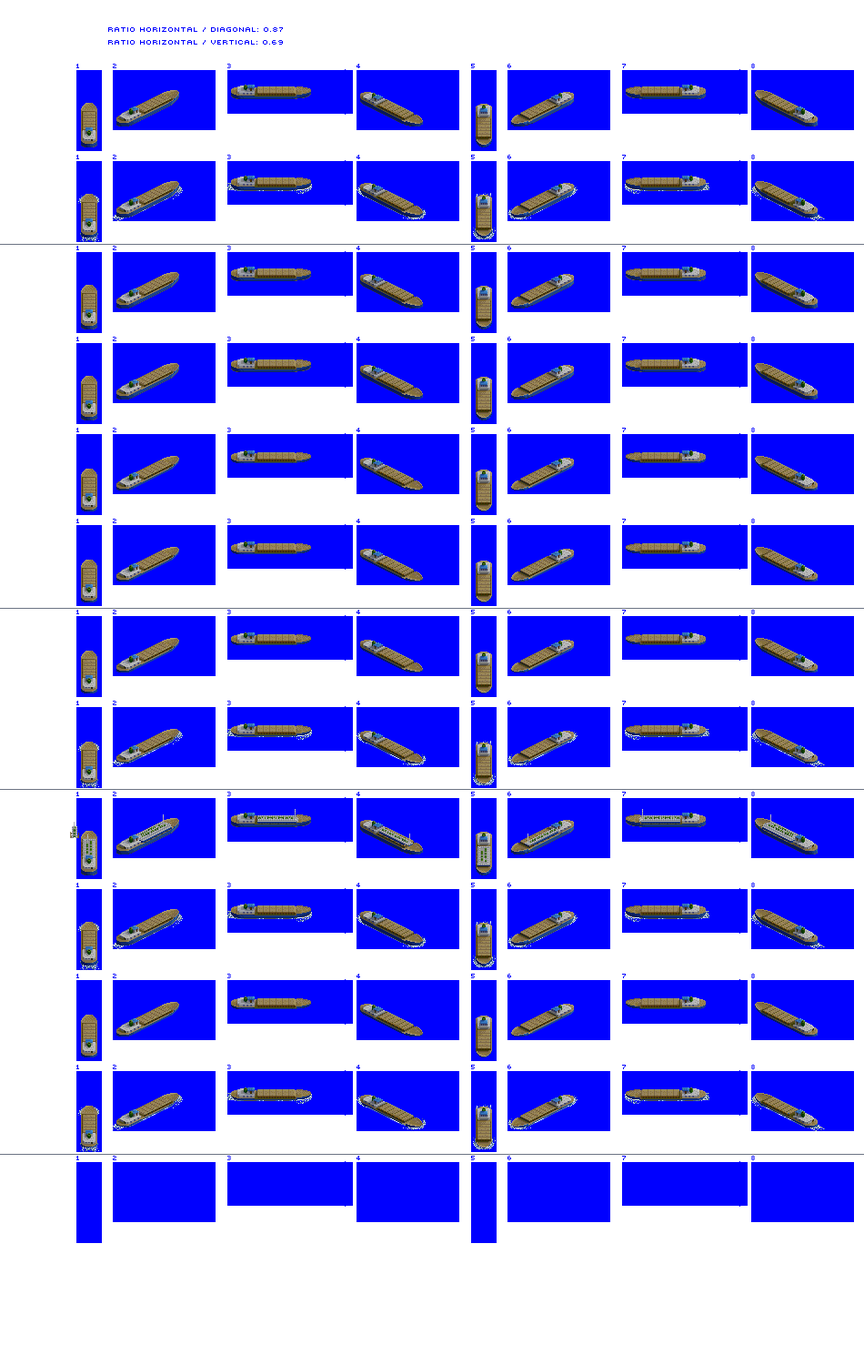
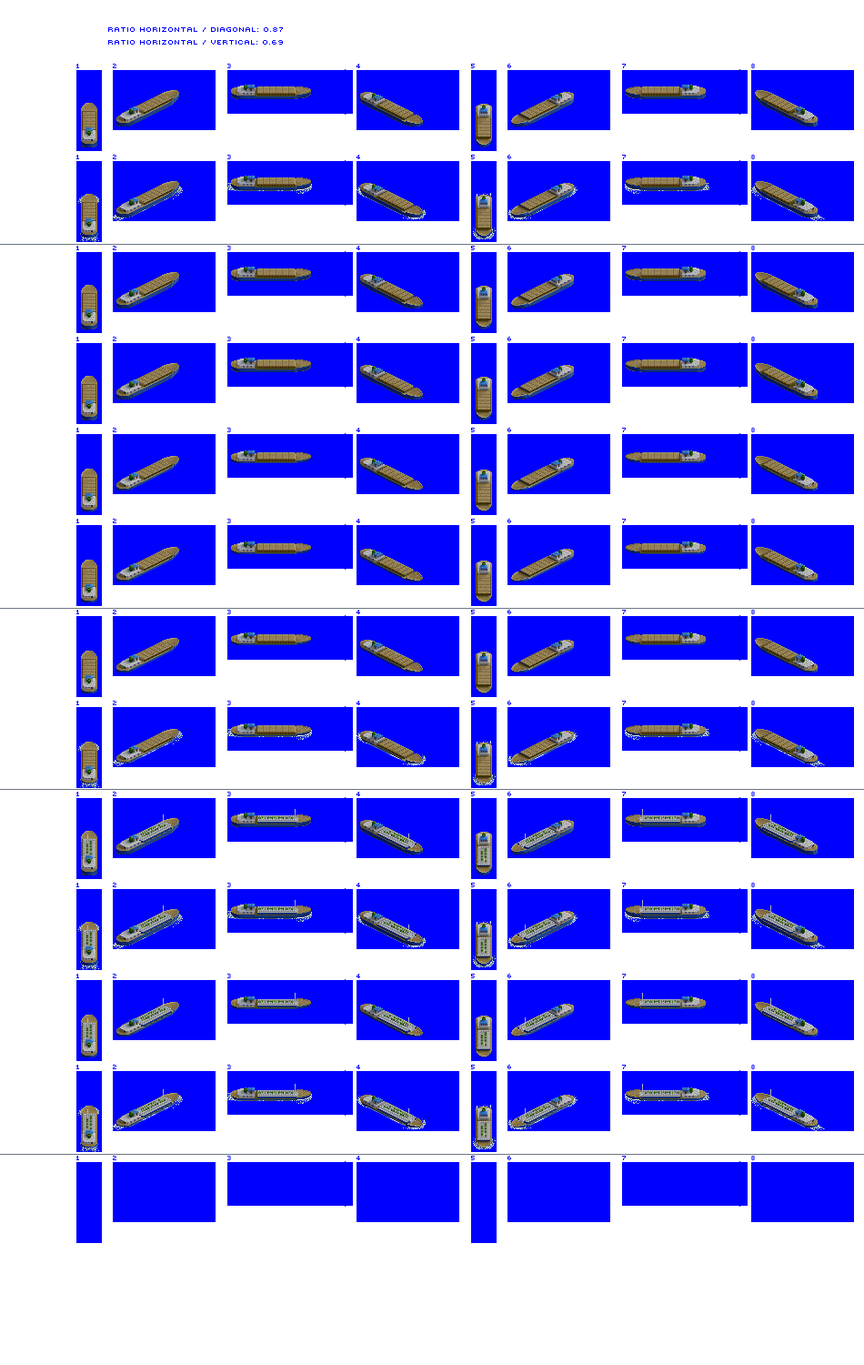
Layers edited between the first and the second 864×1365 image:
renamed "Tanker (WIP)" to "Deck Overlays", painted on it over [70, 821, 799, 1141]
